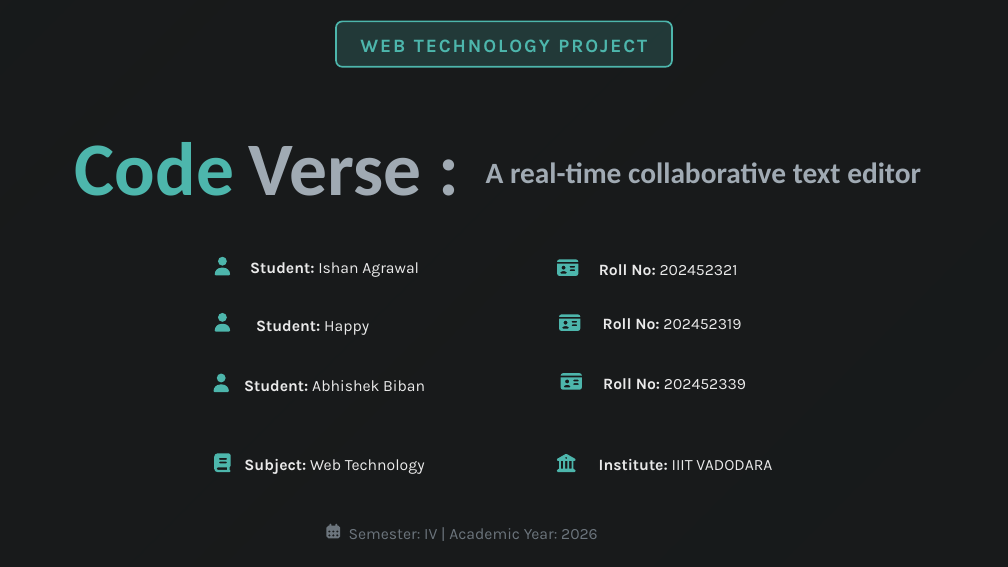
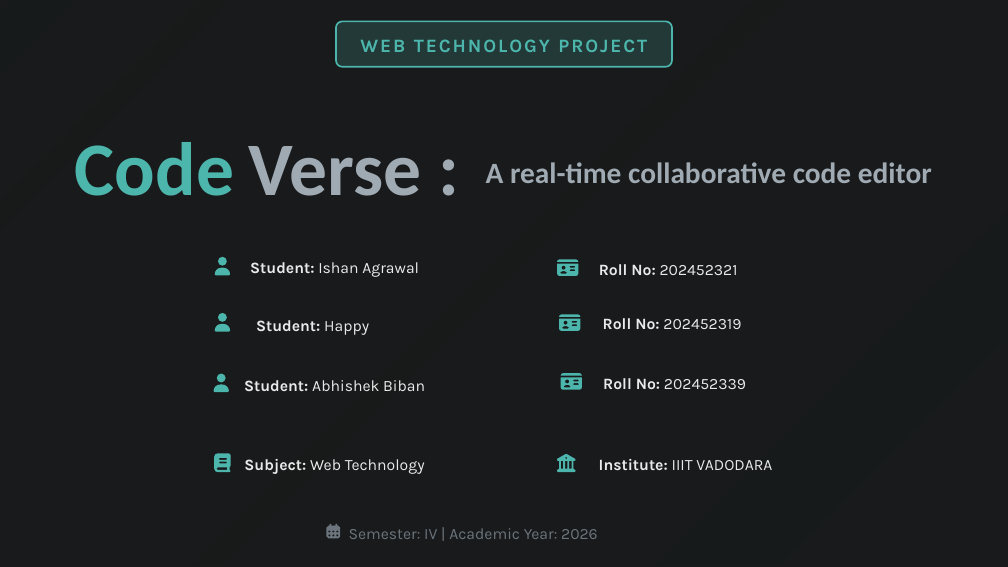
Before and after one commit to Ishan-Agrawal1/CodeVerse, a slide deck: slide 1 of CodeVerse.pptx. Drawn at 1008x567 pixels with LibreOffice and Linux fonts; fonts in the diff are those of the drawing; background and template pictures are left out. Boxes give left, top, right and bottom in pixels: in the first picture for what was removed or moved away, otherwise in the second. Text is boxed around its words. In the diff, an @@ line names an element or a change of style, - is before the commit and + after.

```diff
--- a/CodeVerse.pptx
+++ b/CodeVerse.pptx
@@ text at <box>486,162,932,183</box>: text changed @@
-A real-time collaborative text editor
+A real-time collaborative code editor
```
Also in this commit, not shown: 2 other files.
